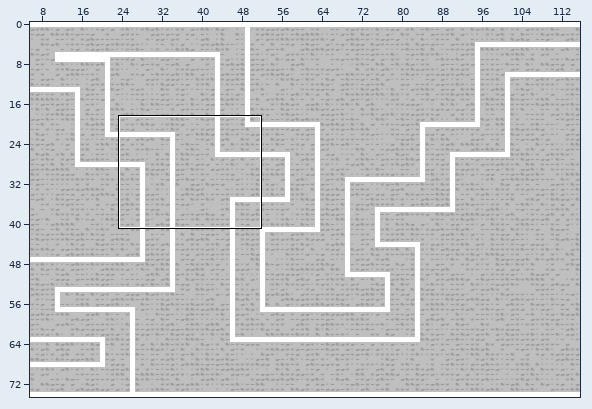
An edit to a level. Tiled map, android/assets/FunCity.tmx. Above, an overview of the earlier version with the close-up marked.
Close-up. Before:
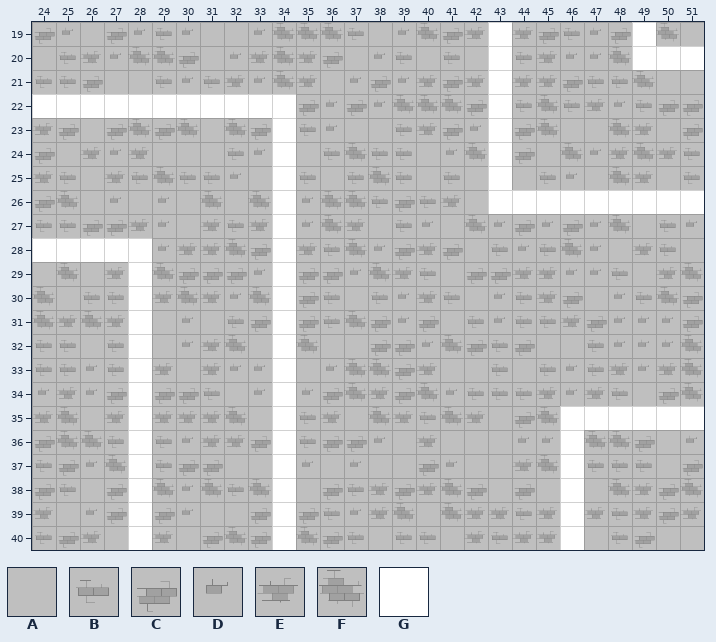
Cells are 64x64 px. Shown: x 24..51, y 19..40. The commit also changed other parts of the map, which this record leaves out.
Key: from "Tiles": A 6, B 7, C 8, D 9, E 10, F 11, G 12.
_ is an empty cell.
Layers that did not change in this view are not listed.
Layer "Light" before, first column x 24:
19 CDACDBDAADFFFBADFCEGECBDCGFA
20 ABEDFFCADEFECADBABAGBEDDFGGG
21 BBCAABDBEDFEADCDECEGEECBBFAA
22 GGGGGGGGGGGCDCDFFFCGBFBEDBCC
23 ECACFCFAFCGBDAABECDGCFAAFEAC
24 CAEDEAAABDGABFBBADFGCAFDEFEB
25 EBAEBFBBDAGBABFBABAGABDAFEAB
26 CFADADAFAFGDFFBCBEAGGGGGGGGG
27 BBCCEDAEBEGDFEABDAFDCDCDFABD
28 GGGGGDEEFCGEBFDCECABDBFDAEBA
29 AFAEGFCCCDGCCDFEBACCEEDDBAEF
30 FABBGEFEDFGCBABDEBADBECADBFC
31 FEFEGADABCGCBFCDCABDBBECDDDC
32 BBABGADEFAGFAACCDFCBCAABDDDF
33 BBDBGEAEDDGADFFCEAABABDBEDEF
34 DEDCGCCBADGDCFECFDBBBEDEBACF
35 EFAEGEEEFAGBEAFEBFEACFGGGGGG
36 CFFBGBDEECGBCCDAEAAADDGFFCAD
37 BCDFGBCCAAGDADAACDAAEFGBBBAC
38 CBACGFDFBFGACBECEFCACAGAFECF
39 EADCGCDAACGCBDEFAFEEBEGEBECE
40 BCEAGEACFCGFCBABBAEBEEGABCAA
And afterwards:
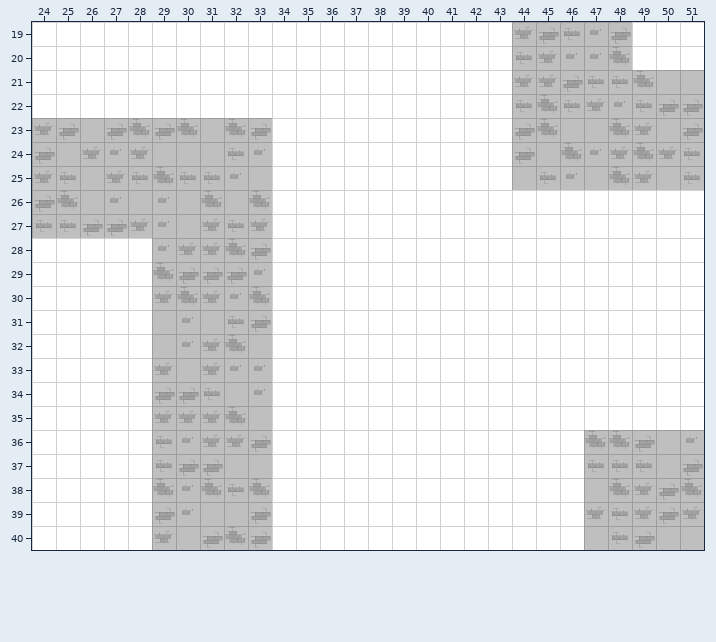
Change:
Changed rows in their new state; . is an unchanged cell.
Layer "Light":
first column x 24:
19 GGGGGGGGGGGGGGGGGGG.......GG
20 GGGGGGGGGGGGGGGGGGG.........
21 GGGGGGGGGGGGGGGGGGG.........
22 ...........GGGGGGGG.........
23 ...........GGGGGGGG.........
24 ...........GGGGGGGG.........
25 ...........GGGGGGGG.........
26 ...........GGGGGGGG.........
27 ...........GGGGGGGGGGGGGGGGG
28 ...........GGGGGGGGGGGGGGGGG
29 GGGG.......GGGGGGGGGGGGGGGGG
30 GGGG.......GGGGGGGGGGGGGGGGG
31 GGGG.......GGGGGGGGGGGGGGGGG
32 GGGG.......GGGGGGGGGGGGGGGGG
33 GGGG.......GGGGGGGGGGGGGGGGG
34 GGGG.......GGGGGGGGGGGGGGGGG
35 GGGG.......GGGGGGGGGGG......
36 GGGG.......GGGGGGGGGGG......
37 GGGG.......GGGGGGGGGGG......
38 GGGG.......GGGGGGGGGGG......
39 GGGG.......GGGGGGGGGGG......
40 GGGG.......GGGGGGGGGGG......
Changed places in both close-ups, as pixel boxes (x1, y1, x2, y2):
changed: (32, 22, 704, 550)
